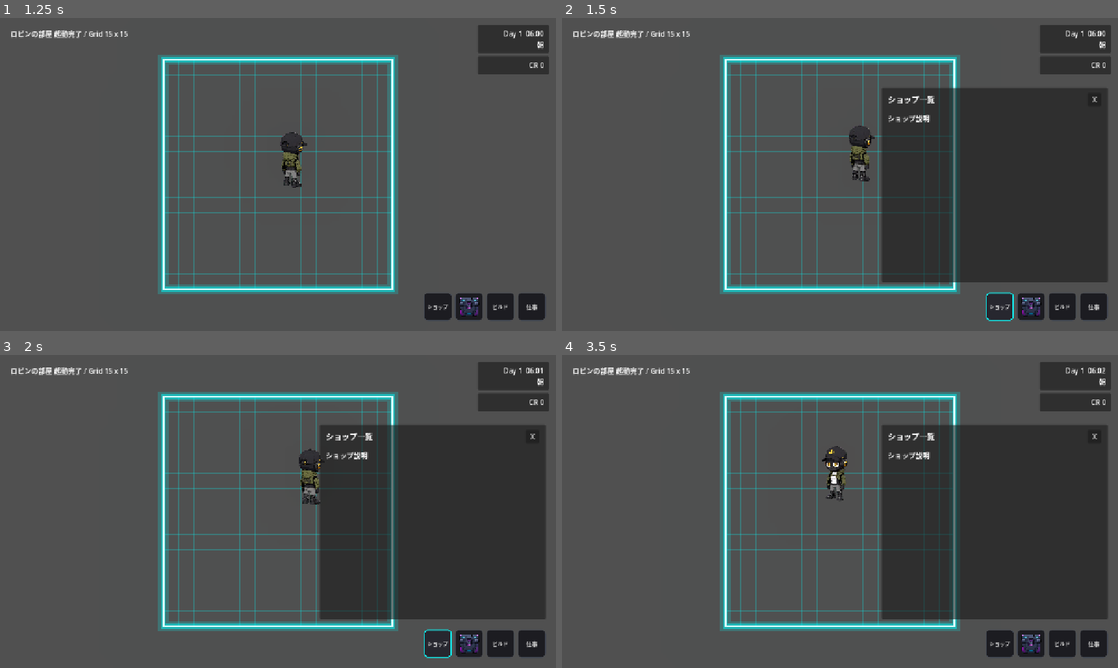
Above: before the commit, frames 1-4 (two rows, left to right).
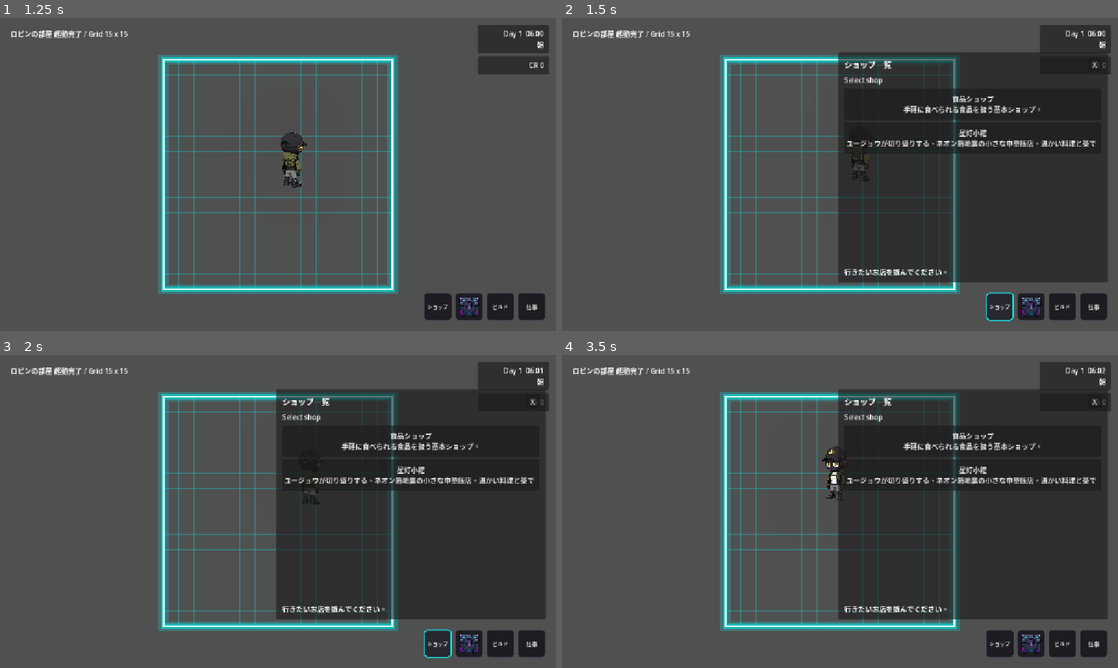
Above: after the commit, the same moments.

Repository: grimoire1089-coder/optimistic
Game: Godot game, scene res://Scenes/Boot/TitleScene.tscn
Same seed, same stepped clock (60 frames per second), same inputs: the game is played once before the commit and once after it.
Inputs (mouse positions are in pixels of both pictures, inside the frame that each line leads up to):
- Up to frame 1 (1.25 s): click "はじめる" at 0.5 s
- Up to frame 2 (1.5 s): click "ショップ" at 1.25 s
- Up to frame 3 (2 s): no input
- Up to frame 4 (3.5 s): click (973, 442) at 2 s, where only the run after the commit has a clickable "食品ショップ 手軽に食べられる食品を扱う基本ショップ。"; click (1067, 401) at 2.75 s, where only the run after the commit has a clickable "Back"

Frame 1 is identical in both runs. In frame 2, 11% of the frame differs, in the area x 49-98%, y 10-85%; in frame 3, 11%; in frame 4, 11%.
Error before the commit: Invalid access to property or key 'pressed' on a base object of type 'null instance'. (res://Scripts/UI/Shop/ShopMenu.gd:28)

Commit message:
Rebuild shop menu scene with shop list and portrait area

Diff:
--- a/Scenes/UI/Shop/ShopMenu.tscn
+++ b/Scenes/UI/Shop/ShopMenu.tscn
@@ -4,14 +4,14 @@
 [ext_resource type="Resource" path="res://Data/Shops/ShopDatabase.tres" id="2_shop_database"]
 
 [node name="ShopMenu" type="PanelContainer"]
-custom_minimum_size = Vector2(520, 440)
+custom_minimum_size = Vector2(620, 520)
 anchors_preset = 3
 anchor_left = 1.0
 anchor_top = 1.0
 anchor_right = 1.0
 anchor_bottom = 1.0
-offset_left = -544.0
-offset_top = -560.0
+offset_left = -644.0
+offset_top = -640.0
 offset_right = -24.0
 offset_bottom = -112.0
 grow_horizontal = 0
@@ -36,29 +36,82 @@
 [node name="TitleLabel" type="Label" parent="MarginContainer/Rows/Header"]
 layout_mode = 2
 size_flags_horizontal = 3
-text = "ショップ"
+text = "Shop"
 theme_override_font_sizes/font_size = 18
+
+[node name="BackButton" type="Button" parent="MarginContainer/Rows/Header"]
+custom_minimum_size = Vector2(72, 28)
+layout_mode = 2
+text = "Back"
 
 [node name="CloseButton" type="Button" parent="MarginContainer/Rows/Header"]
 custom_minimum_size = Vector2(32, 28)
 layout_mode = 2
 text = "X"
 
-[node name="TabBar" type="TabBar" parent="MarginContainer/Rows"]
+[node name="ShopListView" type="VBoxContainer" parent="MarginContainer/Rows"]
 layout_mode = 2
+size_flags_vertical = 3
+theme_override_constants/separation = 8
 
-[node name="DescriptionLabel" type="Label" parent="MarginContainer/Rows"]
+[node name="GuideLabel" type="Label" parent="MarginContainer/Rows/ShopListView"]
 layout_mode = 2
 autowrap_mode = 3
-text = "ショップ説明"
+text = "Select shop"
 
-[node name="ScrollContainer" type="ScrollContainer" parent="MarginContainer/Rows"]
-custom_minimum_size = Vector2(0, 292)
+[node name="ShopListScroll" type="ScrollContainer" parent="MarginContainer/Rows/ShopListView"]
+custom_minimum_size = Vector2(0, 392)
 layout_mode = 2
 size_flags_vertical = 3
 horizontal_scroll_mode = 0
 
-[node name="ItemList" type="VBoxContainer" parent="MarginContainer/Rows/ScrollContainer"]
+[node name="ShopList" type="VBoxContainer" parent="MarginContainer/Rows/ShopListView/ShopListScroll"]
+layout_mode = 2
+size_flags_horizontal = 3
+theme_override_constants/separation = 6
+
+[node name="ShopDetailView" type="VBoxContainer" parent="MarginContainer/Rows"]
+visible = false
+layout_mode = 2
+size_flags_vertical = 3
+theme_override_constants/separation = 8
+
+[node name="ShopTopArea" type="HBoxContainer" parent="MarginContainer/Rows/ShopDetailView"]
+layout_mode = 2
+theme_override_constants/separation = 12
+
+[node name="PortraitFrame" type="PanelContainer" parent="MarginContainer/Rows/ShopDetailView/ShopTopArea"]
+custom_minimum_size = Vector2(132, 132)
+layout_mode = 2
+
+[node name="Portrait" type="TextureRect" parent="MarginContainer/Rows/ShopDetailView/ShopTopArea/PortraitFrame"]
+layout_mode = 2
+expand_mode = 1
+stretch_mode = 5
+
+[node name="ShopInfo" type="VBoxContainer" parent="MarginContainer/Rows/ShopDetailView/ShopTopArea"]
+layout_mode = 2
+size_flags_horizontal = 3
+theme_override_constants/separation = 6
+
+[node name="ShopNameLabel" type="Label" parent="MarginContainer/Rows/ShopDetailView/ShopTopArea/ShopInfo"]
+layout_mode = 2
+text = "Shop name"
+theme_override_font_sizes/font_size = 20
+
+[node name="DescriptionLabel" type="Label" parent="MarginContainer/Rows/ShopDetailView/ShopTopArea/ShopInfo"]
+layout_mode = 2
+size_flags_vertical = 3
+autowrap_mode = 3
+text = "Description"
+
+[node name="ItemScroll" type="ScrollContainer" parent="MarginContainer/Rows/ShopDetailView"]
+custom_minimum_size = Vector2(0, 270)
+layout_mode = 2
+size_flags_vertical = 3
+horizontal_scroll_mode = 0
+
+[node name="ItemList" type="VBoxContainer" parent="MarginContainer/Rows/ShopDetailView/ItemScroll"]
 layout_mode = 2
 size_flags_horizontal = 3
 theme_override_constants/separation = 6
